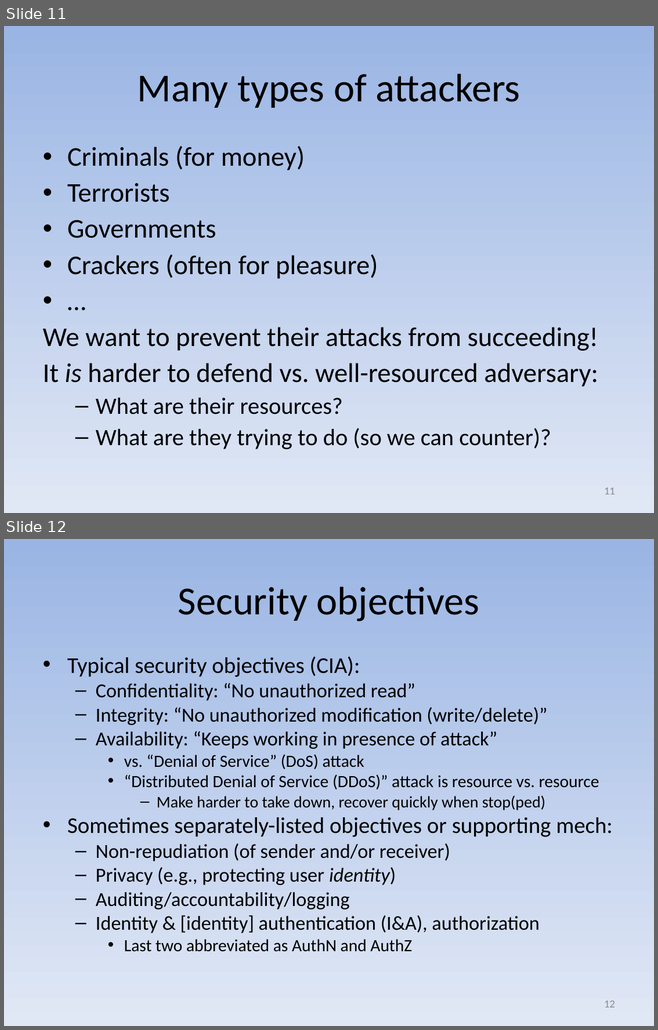
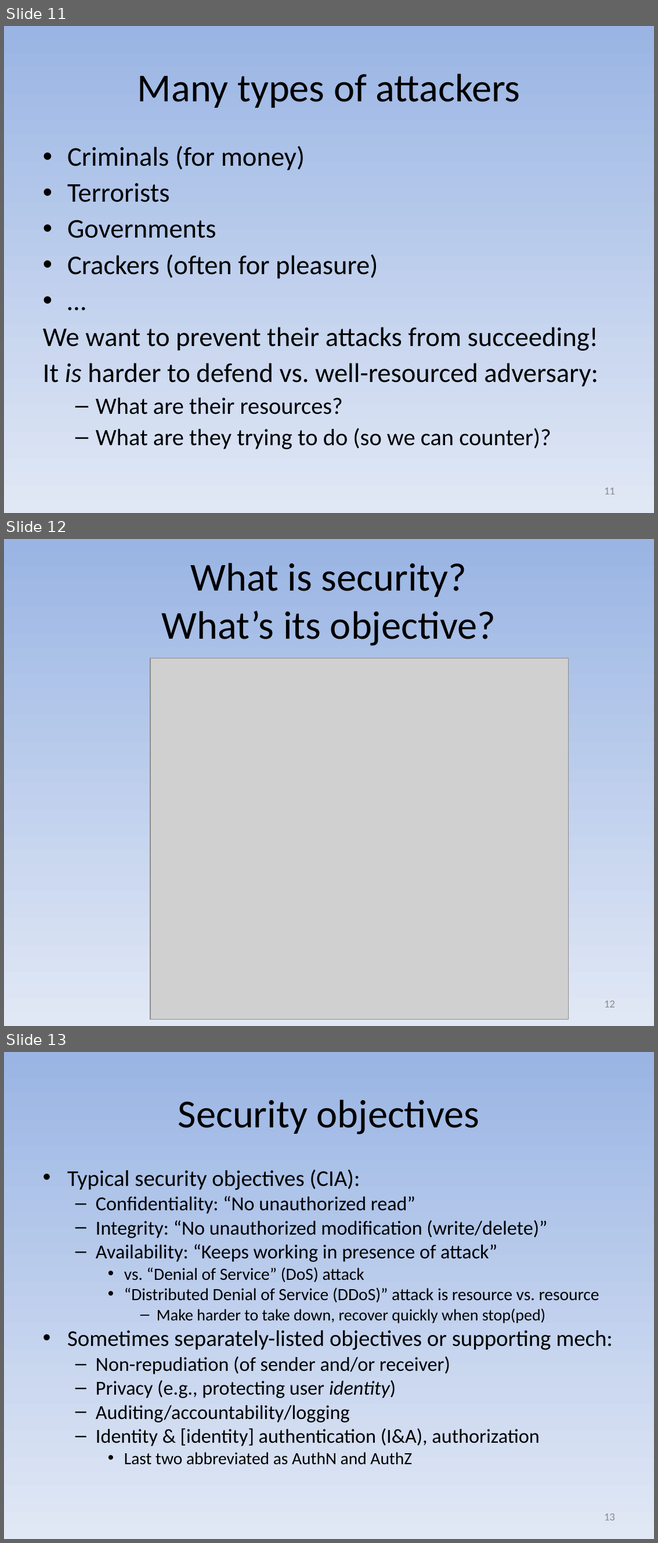
Before and after one commit to david-a-wheeler/david-a-wheeler.github.io, a slide deck: secure-class/presentations/Secure-Software-1-Introduction.ppt. Shown one above the other, each under a label of ours: slides 11 and 12 before the commit, slides 11, 12 and 13 after it. The pictures are 658x1030 and 658x1543 pixels, drawn with LibreOffice and Linux fonts; fonts in the diff are those of the drawing; grey boxes stand for pictures. Boxes give left, top, right and bottom in pixels: in the first picture for what was removed or moved away, otherwise in the second. Text is boxed around its words. In the diff, an @@ line names an element or a change of style, - is before the commit and + after.

Commit message:
Add CIA triad image

```diff
--- a/secure-class/presentations/Secure-Software-1-Introduction.ppt
+++ b/secure-class/presentations/Secure-Software-1-Introduction.ppt
@@ slide 12 added at (4, 539, 654, 1026), background gradient #9AB5E4 to #E1E8F5 @@
@@ title added at (162, 563, 495, 646), 44 pt, text #000000 @@
+What is security?
+What’s its objective?
@@ picture added at (150, 658, 568, 1020) @@
@@ page number added at (604, 1001, 615, 1008), 12 pt, text #898989 @@
+12
@@ what was slide 12 is now slide 13 @@
@@ page number at (604, 1514, 615, 1521): text changed @@
-12
+13
```
